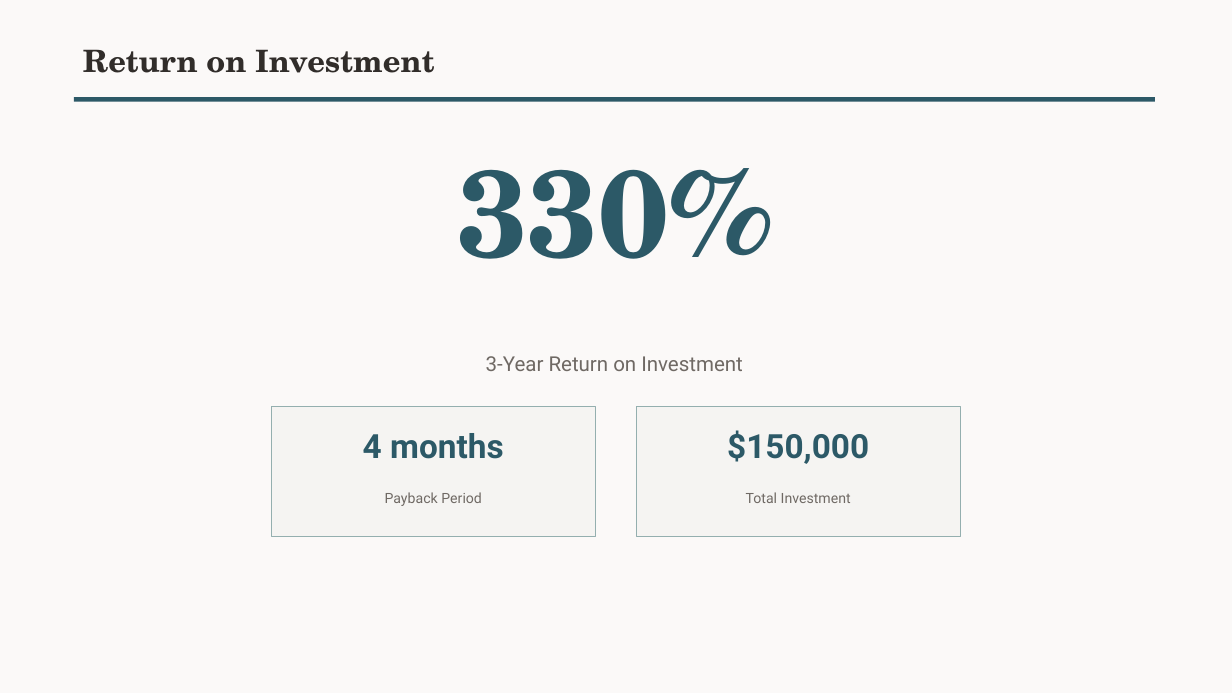
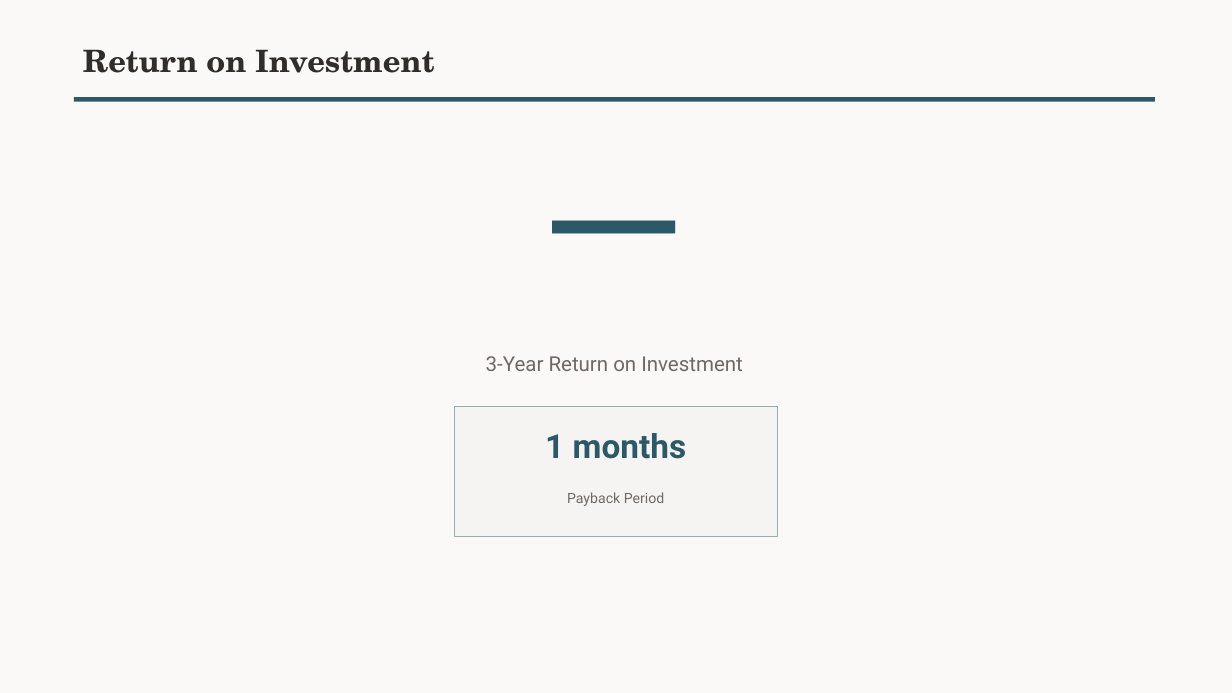
Before and after one commit to Diegoecab/oci-deal-accelerator, a slide deck: slide 4 of examples/output-demo-pharma-mx/opt08-business-case.pptx (slide 5 before the commit). Drawn at 1232x693 pixels with LibreOffice and Linux fonts; fonts in the diff are those of the drawing; background and template pictures are left out. Boxes give left, top, right and bottom in pixels: in the first picture for what was removed or moved away, otherwise in the second. Text is boxed around its words. In the diff, an @@ line names an element or a change of style, - is before the commit and + after.

```diff
--- a/examples/output-demo-pharma-mx/opt08-business-case.pptx
+++ b/examples/output-demo-pharma-mx/opt08-business-case.pptx
@@ text at bbox=[457, 168, 772, 259]: text changed @@
-330%
+—
@@ rectangle: place and size @@
-rectangle at bbox=[272, 407, 595, 536]
+rectangle at bbox=[455, 407, 778, 536]
@@ rectangle removed at bbox=[637, 407, 960, 536] @@
@@ text at bbox=[545, 433, 687, 459]: text changed @@
-4 months
+1 months
@@ text removed at bbox=[727, 430, 869, 464] @@
-$150,000
@@ text "Payback Period": place and size @@
-text "Payback Period" at bbox=[385, 492, 482, 506]
+text "Payback Period" at bbox=[567, 492, 665, 506]
@@ text removed at bbox=[746, 492, 851, 503] @@
-Total Investment
```
Also in this commit, not shown: 2 other slides changed, 6 slides added, 7 slides removed, 4 other files.
